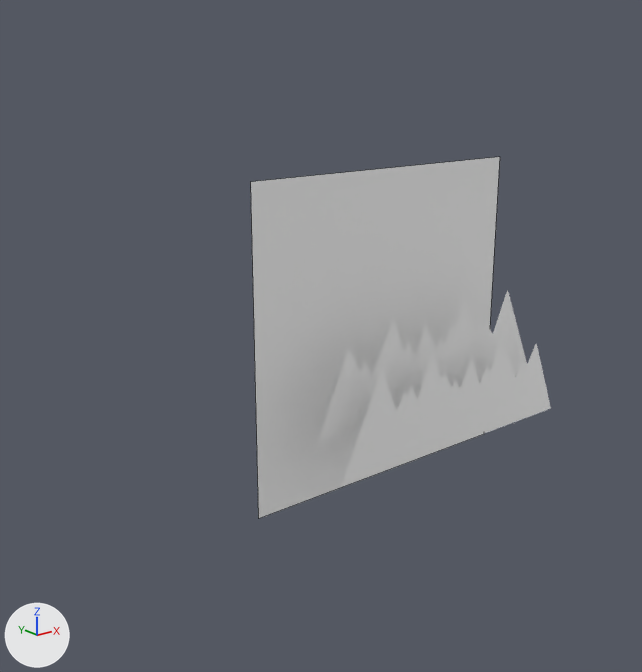
Renders of the Blender file Content/PuffBOMB/3D/MoutainScene.blend from each side of a commit.
Camera for both pictures: a 50 mm lens placed at (-929.0, -792.0, 419.0), pointed at (-129.0, 208.0, 19.0). Arrows for +X, +Y and +Z are at lower left; the lights stay in place. Mesh edges are drawn as thin lines on the coarser meshes.
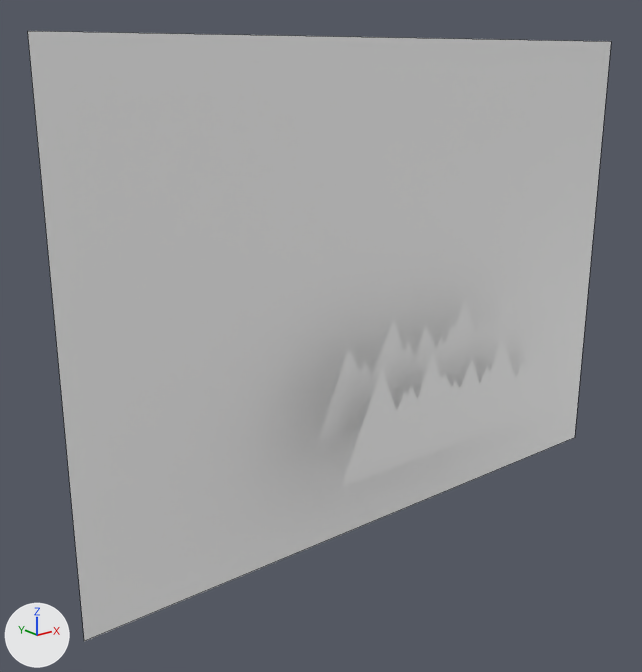
Where the change shows, as pixel boxes (x1, y1, x2, y2) in the pictures (642 x 672 px):
'Plane', reshaped, moved (134% wider, 69% taller)
    before: (251, 157, 500, 518)
    after: (28, 31, 611, 641)

The change in detail:
me_plane has 4 vertices, 1 face and spans x -100.0..100.0, y -100.0..100.0, z -100.0.
me_plane is used by ob_plane; location (-5.0, -50.0, 10.0); rotation (1.571, 0.0, 0.0), in degrees (90, 0, 0); scale (2.5, 2.5, 2.5).
Part 1, on me_plane:
Vertex 0 of me_plane moves from (100.0, 100.0, -100.0) at pixel (499, 156) to (215.0, 215.0, -100.0) at pixel (611, 41).
Vertex 1 of me_plane moves from (100.0, -100.0, -100.0) at pixel (483, 434) to (215.0, -95.0, -100.0) at pixel (574, 437).
Vertex 2 of me_plane moves from (-100.0, -100.0, -100.0) at pixel (258, 518) to (-215.0, -95.0, -100.0) at pixel (84, 641).
Vertex 3 of me_plane moves from (-100.0, 100.0, -100.0) at pixel (250, 181) to (-215.0, 215.0, -100.0) at pixel (27, 31).
Object 'Plane' (ob_plane) moves from (-5.0, -50.0, 10.0) to (-5.0, -50.0, -90.0).
